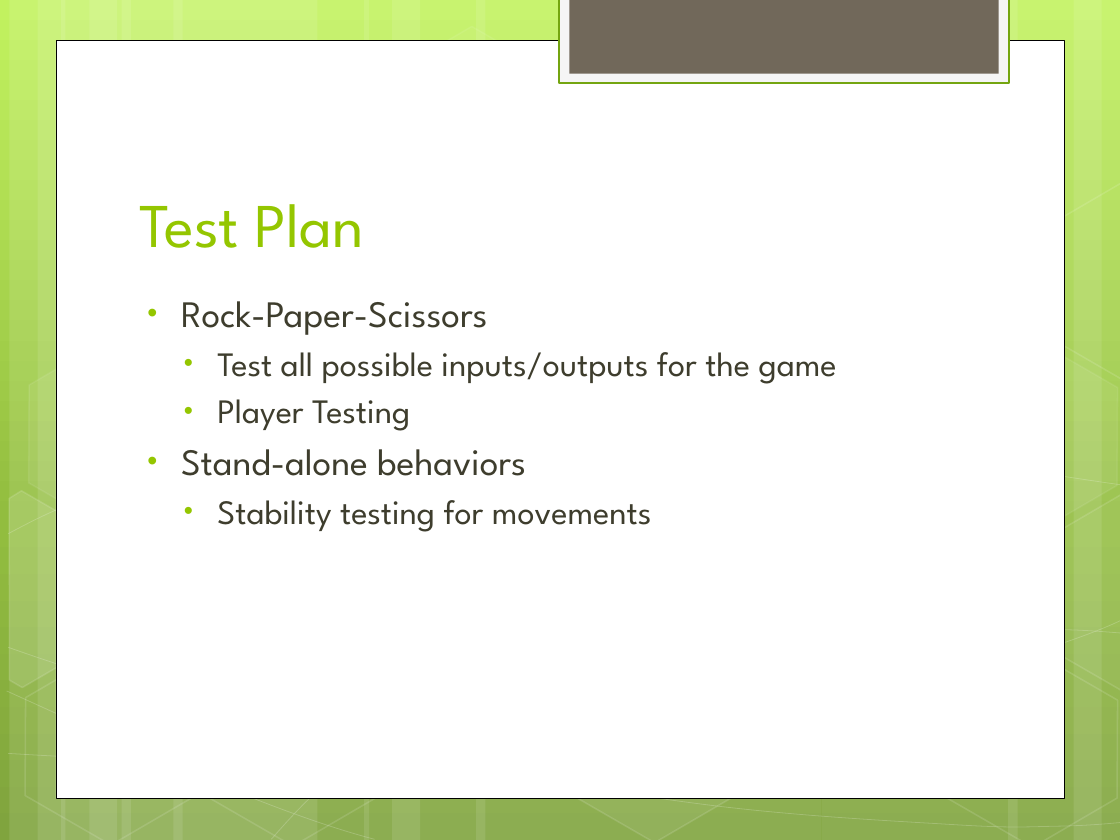
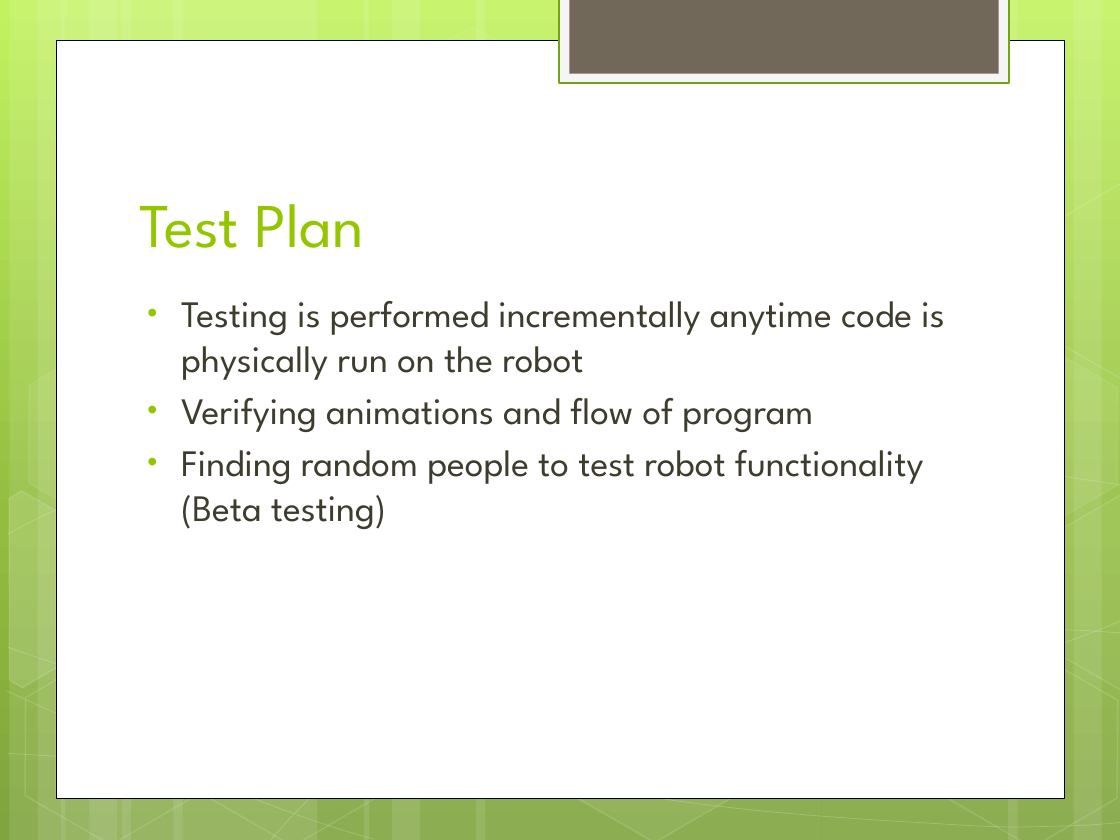
Before and after one commit to jacobrtaylor/NaoCapstone2017, a slide deck: slide 10 of NAO Sprint 2 Review.pptx (slide 7 before the commit). Drawn at 1120x840 pixels with LibreOffice and Linux fonts; fonts in the diff are those of the drawing. Boxes give left, top, right and bottom in pixels: in the first picture for what was removed or moved away, otherwise in the second. Text is boxed around its words. In the diff, an @@ line names an element or a change of style, - is before the commit and + after.

```diff
--- a/NAO Sprint 2 Review.pptx
+++ b/NAO Sprint 2 Review.pptx
@@ text at (181, 301, 944, 529): text changed; size 22 to 24 pt @@
-• Rock-Paper-Scissors
-  • Test all possible inputs/outputs for the game
-  • Player Testing
-• Stand-alone behaviors
-  • Stability testing for movements
+• Testing is performed incrementally anytime code is physically run on the robot
+• Verifying animations and flow of program
+• Finding random people to test robot functionality (Beta testing)
```
Also in this commit, not shown: 5 other slides changed, 3 slides added.
